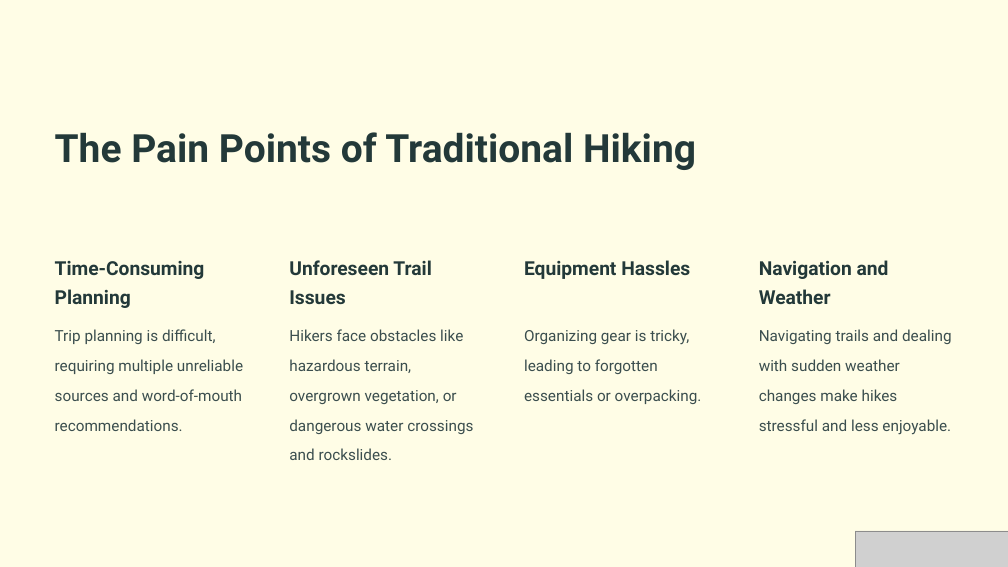
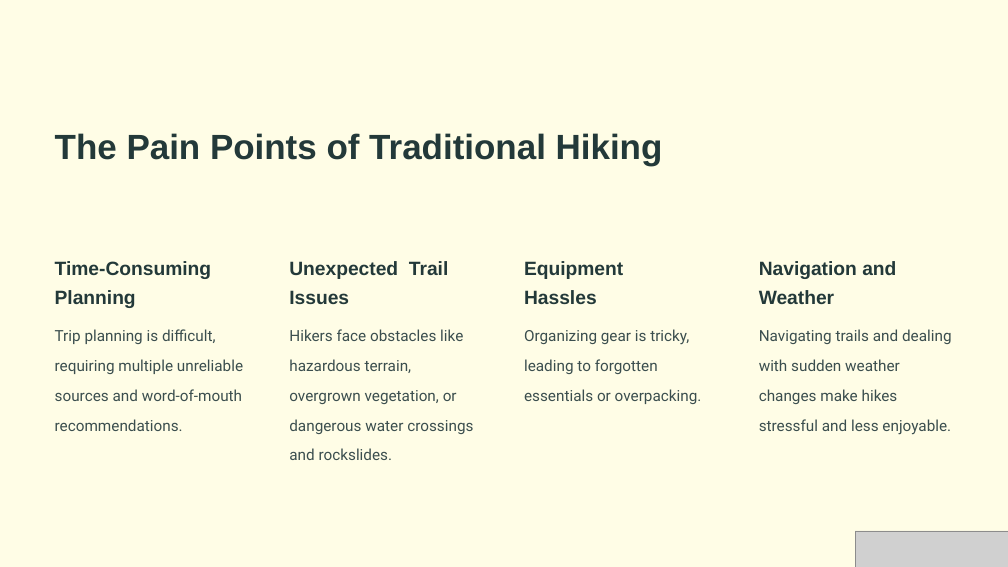
Before and after one commit to Danielbet21/Ambulo, a slide deck: slide 2 of Documents/Ambulo-Your-Personalized-Hiking-Companion.pptx. Drawn at 1008x567 pixels with LibreOffice and Linux fonts; fonts in the diff are those of the drawing; grey boxes stand for pictures; background and template pictures are left out. Boxes give left, top, right and bottom in pixels: in the first picture for what was removed or moved away, otherwise in the second. Text is boxed around its words. In the diff, an @@ line names an element or a change of style, - is before the commit and + after.

```diff
--- a/Documents/Ambulo-Your-Personalized-Hiking-Companion.pptx
+++ b/Documents/Ambulo-Your-Personalized-Hiking-Companion.pptx
@@ text "The Pain Points of Traditional ..." at [55, 133, 663, 165]: size 44.5 to 40 pt, font Roboto to Arial @@
@@ text at [289, 261, 448, 304]: text changed; font Roboto to Arial @@
-Unforeseen Trail Issues
+Unexpected Trail Issues
@@ font Roboto to Arial in 3 elements at [55, 261, 211, 308], [759, 261, 896, 304], [524, 261, 623, 304] @@
```
Also in this commit, not shown: 9 other slides changed, 1 slide added, 1 slide removed.
